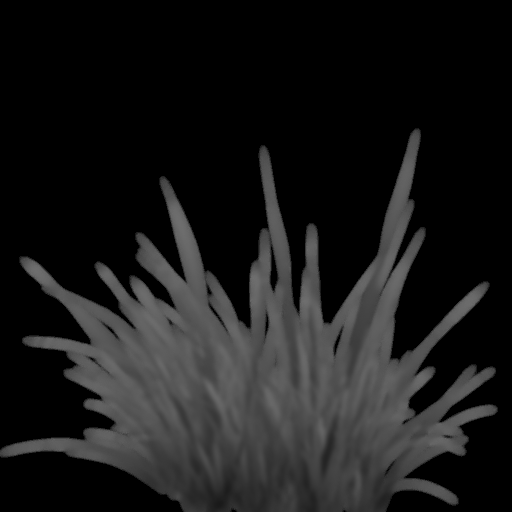
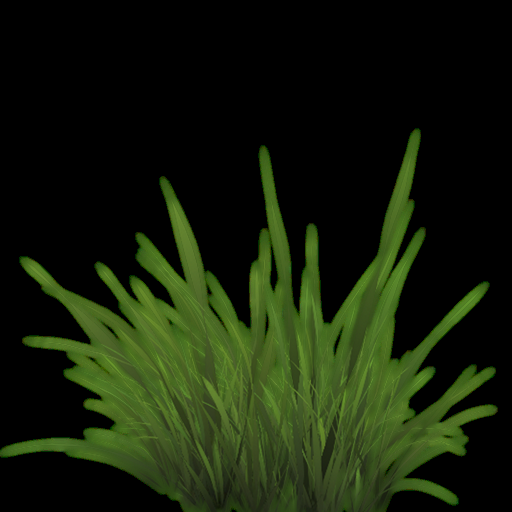
Comparing the layer stacks of the two w=512, h=512 images. Changes:
showed "Capa 1 copia 5" over <box>0,131,497,512</box>
